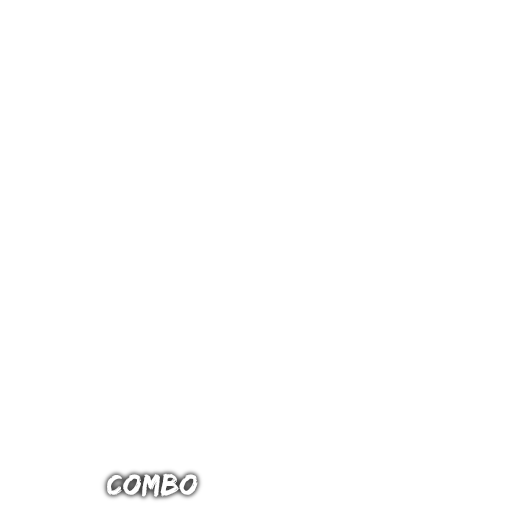
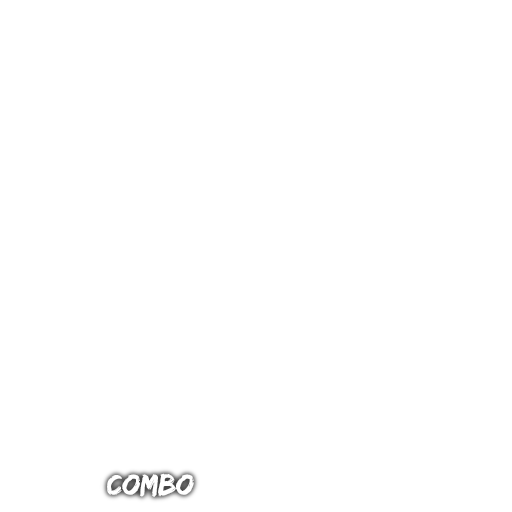
Layer changes from the first (512, 512) image to the second:
painted on "COMBO" (2nd of 2) over [111, 473, 198, 497]